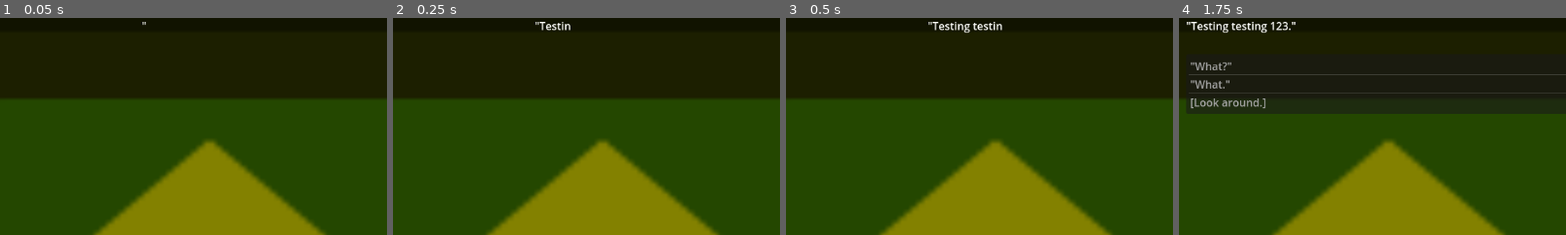
Above: before the commit, frames 1-4 (left to right).
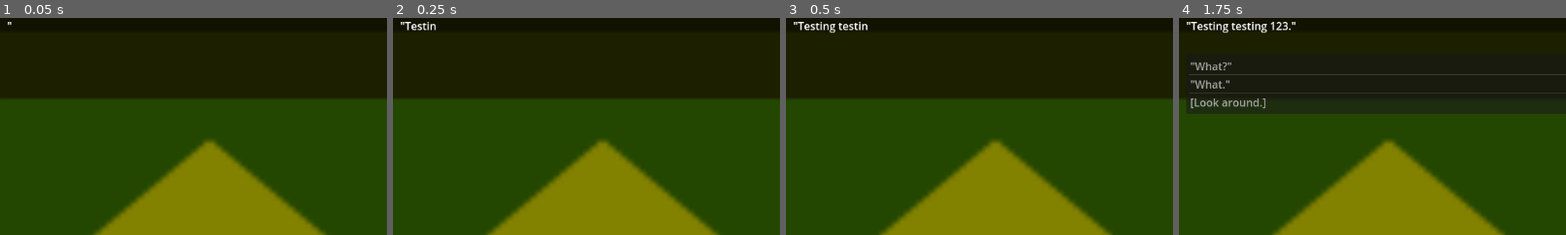
Above: after the commit, the same moments.

Repository: Jollista/Brackeys-Jam-2024.1
Game: Godot game, scene res://Dialogue/TestScene/dialogue_test.tscn
The game is run twice, just before and just after one commit, with the same random seed, the same clock (stepped at 60 frames per second) and the same inputs. The project has no main scene, so this scene is started directly. The engine's default icon, where the game draws it, is replaced by a stand-in: a white triangle on a blue panel in a dark square.
Inputs (mouse positions are % of the whole screen's width and height, from its top left):
- Up to frame 1 (0.05 s): no input
- Up to frame 2 (0.25 s): no input
- Up to frame 3 (0.5 s): no input
- Up to frame 4 (1.75 s): move the mouse to (72, 45) at 0.52 s; click (72, 45) at 0.6 s; tap Enter at 1.25 s; move the mouse to (30, 55) at 1.27 s; click (30, 55) at 1.35 s
The pictures show only the part of the screen within x 23-73%, y 0-50%; the shares and areas given below are measured in that part.

The runs differ from the first frame. In frame 1, less than 0.1% of the frame differs, in the area x 2-38%, y 1-4%; in frame 2, 0.4%; in frame 3, 0.9%, in the area x 2-56%, y 1-8%; in frame 4, nothing differs.

Commit message:
Removes choice on choice selected for no infinite loops, itemlist for reselect bug

Diff:
--- a/Dialogue/DialogueCanvas.gd
+++ b/Dialogue/DialogueCanvas.gd
@@ -112,7 +112,7 @@
 	var newtext = RichTextLabel.new()
 	newtext.bbcode_enabled = true
 	newtext.fit_content = true
-	newtext.custom_minimum_size = Vector2(200,50)
+	newtext.custom_minimum_size = Vector2(600,50)
 	text_container.add_child(newtext)
 	chat = newtext
 	chat.text = dialogue[current_dialogue]["Text"]
@@ -241,9 +241,9 @@
 	selection = choice_items[index]
 	choice_selected.emit()
 
-	for i in choices_list.item_count:
-		choices_list.set_item_disabled(i, true)
+	text_container.remove_child(choices_list)
+	chat = chat.text + "\n\n[i]" + selection["Text"] + "[/i]"
 
 # Remove a choice from the list of selectable options
 func remove_choice(choice):
-	pass
+	dialogue[current_dialogue]["Choices"].erase(choice)
